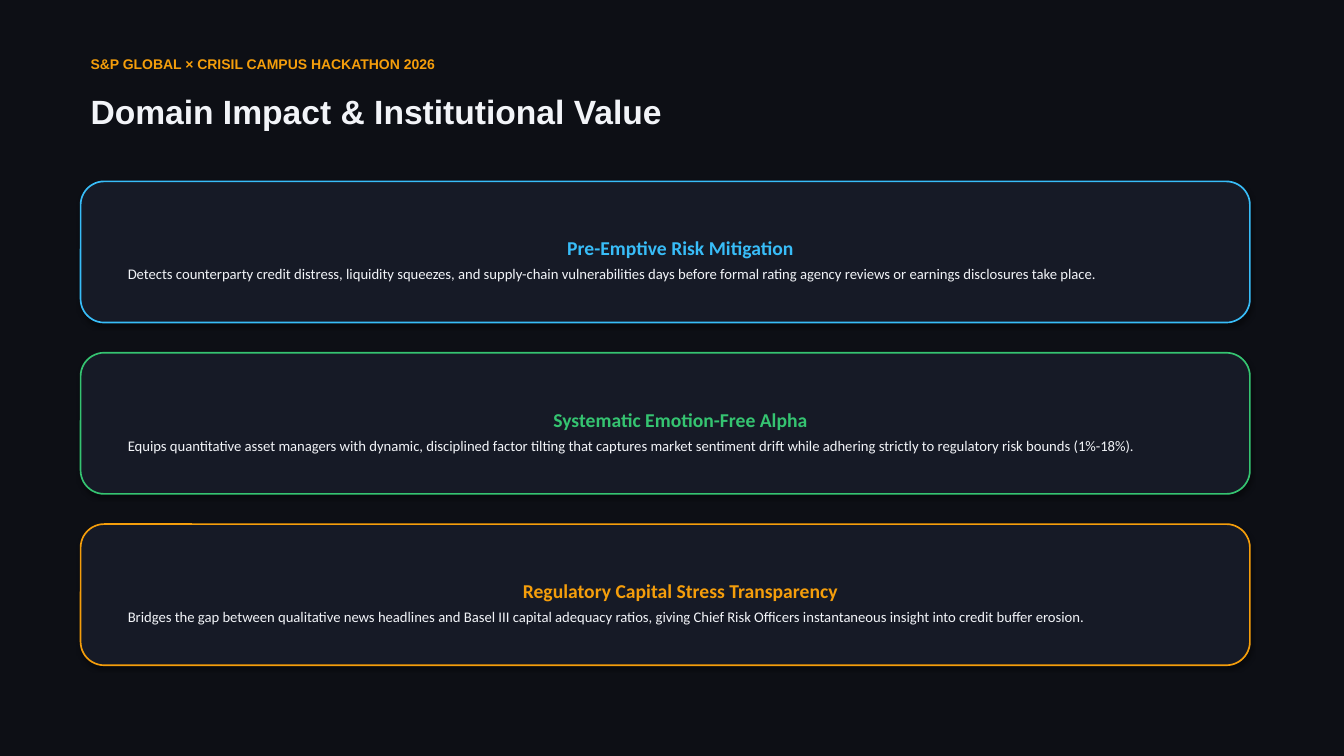
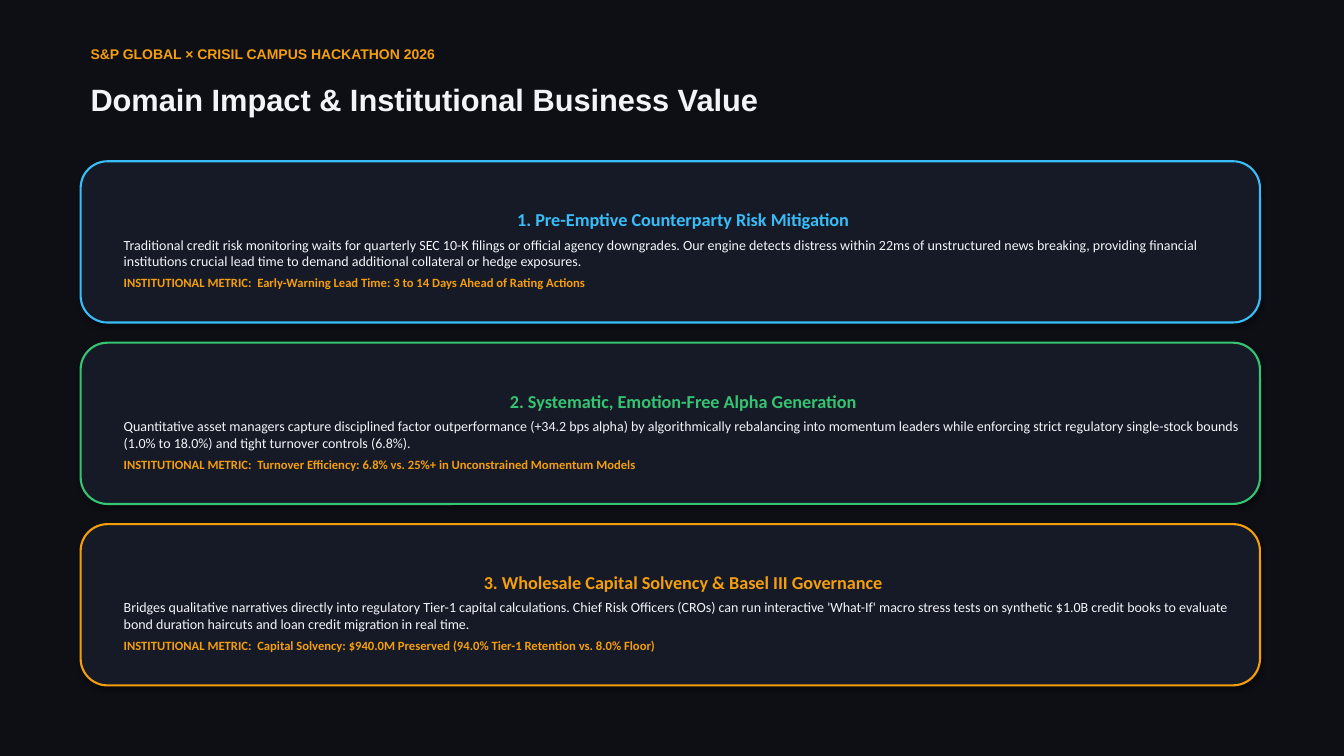
Before and after one commit to Vedant-Nalge/S-P-Crisil-Hackathon, a slide deck: slide 6 of docs/presentation.pptx. Drawn at 1344x756 pixels with LibreOffice and Linux fonts; fonts in the diff are those of the drawing. Boxes give left, top, right and bottom in pixels: in the first picture for what was removed or moved away, otherwise in the second. Text is boxed around its words. In the diff, an @@ line names an element or a change of style, - is before the commit and + after.

```diff
--- a/docs/presentation.pptx
+++ b/docs/presentation.pptx
@@ text "S&P GLOBAL × CRISIL CAMPUS ...": place and size @@
-text "S&P GLOBAL × CRISIL CAMPUS ..." at bbox=[91, 59, 435, 69]
+text "S&P GLOBAL × CRISIL CAMPUS ..." at bbox=[91, 49, 435, 59]
@@ text at bbox=[91, 88, 758, 116]: text changed; size 24 to 22 pt @@
-Domain Impact & Institutional Value
+Domain Impact & Institutional Business Value
@@ rounded rectangle "1. Pre-Emptive Counterparty Risk Mitigation": place and size @@
-rounded rectangle "1. Pre-Emptive Counterparty Risk Mitigation" at bbox=[81, 181, 1250, 323]
+rounded rectangle "1. Pre-Emptive Counterparty Risk Mitigation" at bbox=[81, 161, 1260, 323]
@@ rounded rectangle "1. Pre-Emptive Counterparty Risk Mitigation" at bbox=[81, 161, 1260, 323]: outline #38BDF8 1.2 pt to #38BDF8 1.5 pt @@
@@ text in rounded rectangle at bbox=[124, 213, 1197, 289]: text changed; size 10.5 to 10 pt @@
-Pre-Emptive Risk Mitigation
-Detects counterparty credit distress, liquidity squeezes, and supply-chain vulnerabilities days before formal rating agency reviews or earnings disclosures take place.
+1. Pre-Emptive Counterparty Risk Mitigation
+Traditional credit risk monitoring waits for quarterly SEC 10-K filings or official agency downgrades. Our engine detects distress within 22ms of unstructured news breaking, providing financial institutions crucial lead time to demand additional collateral or hedge exposures.
+INSTITUTIONAL METRIC: Early-Warning Lead Time: 3 to 14 Days Ahead of Rating Actions
@@ rounded rectangle "2. Systematic, Emotion-Free Alpha Generation": place and size @@
-rounded rectangle "2. Systematic, Emotion-Free Alpha Generation" at bbox=[81, 353, 1250, 494]
+rounded rectangle "2. Systematic, Emotion-Free Alpha Generation" at bbox=[81, 343, 1260, 504]
@@ rounded rectangle "2. Systematic, Emotion-Free Alpha Generation" at bbox=[81, 343, 1260, 504]: outline #35C471 1.2 pt to #35C471 1.5 pt @@
@@ text in rounded rectangle at bbox=[124, 395, 1238, 471]: text changed; size 10.5 to 10 pt @@
-Systematic Emotion-Free Alpha
-Equips quantitative asset managers with dynamic, disciplined factor tilting that captures market sentiment drift while adhering strictly to regulatory risk bounds (1%-18%).
+2. Systematic, Emotion-Free Alpha Generation
+Quantitative asset managers capture disciplined factor outperformance (+34.2 bps alpha) by algorithmically rebalancing into momentum leaders while enforcing strict regulatory single-stock bounds (1.0% to 18.0%) and tight turnover controls (6.8%).
+INSTITUTIONAL METRIC: Turnover Efficiency: 6.8% vs. 25%+ in Unconstrained Momentum Models
@@ rounded rectangle "3. Wholesale Capital Solvency & ...": place and size @@
-rounded rectangle "3. Wholesale Capital Solvency & ..." at bbox=[81, 524, 1250, 665]
+rounded rectangle "3. Wholesale Capital Solvency & ..." at bbox=[81, 524, 1260, 686]
@@ rounded rectangle "3. Wholesale Capital Solvency & ..." at bbox=[81, 524, 1260, 686]: outline #F59E0B 1.2 pt to #F59E0B 1.5 pt @@
@@ text in rounded rectangle at bbox=[124, 576, 1227, 652]: text changed; size 10.5 to 10 pt @@
-Regulatory Capital Stress Transparency
-Bridges the gap between qualitative news headlines and Basel III capital adequacy ratios, giving Chief Risk Officers instantaneous insight into credit buffer erosion.
+3. Wholesale Capital Solvency & Basel III Governance
+Bridges qualitative narratives directly into regulatory Tier-1 capital calculations. Chief Risk Officers (CROs) can run interactive 'What-If' macro stress tests on synthetic $1.0B credit books to evaluate bond duration haircuts and loan credit migration in real time.
+INSTITUTIONAL METRIC: Capital Solvency: $940.0M Preserved (94.0% Tier-1 Retention vs. 8.0% Floor)
```
Also in this commit, not shown: 5 other slides changed, 1 slide added, 1 slide removed, 6 other files.
